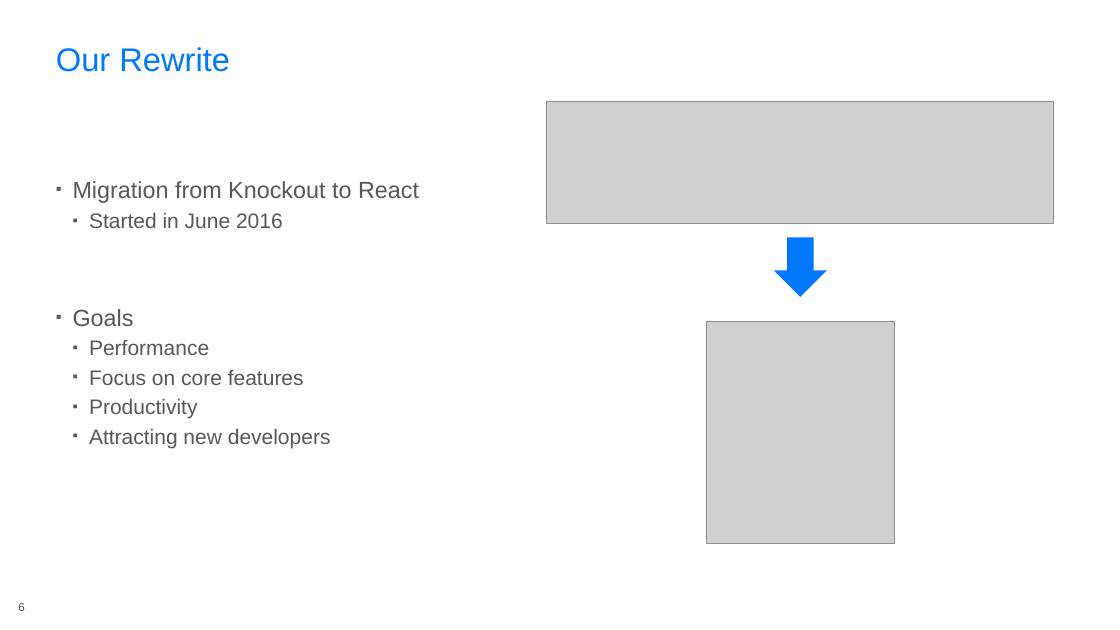
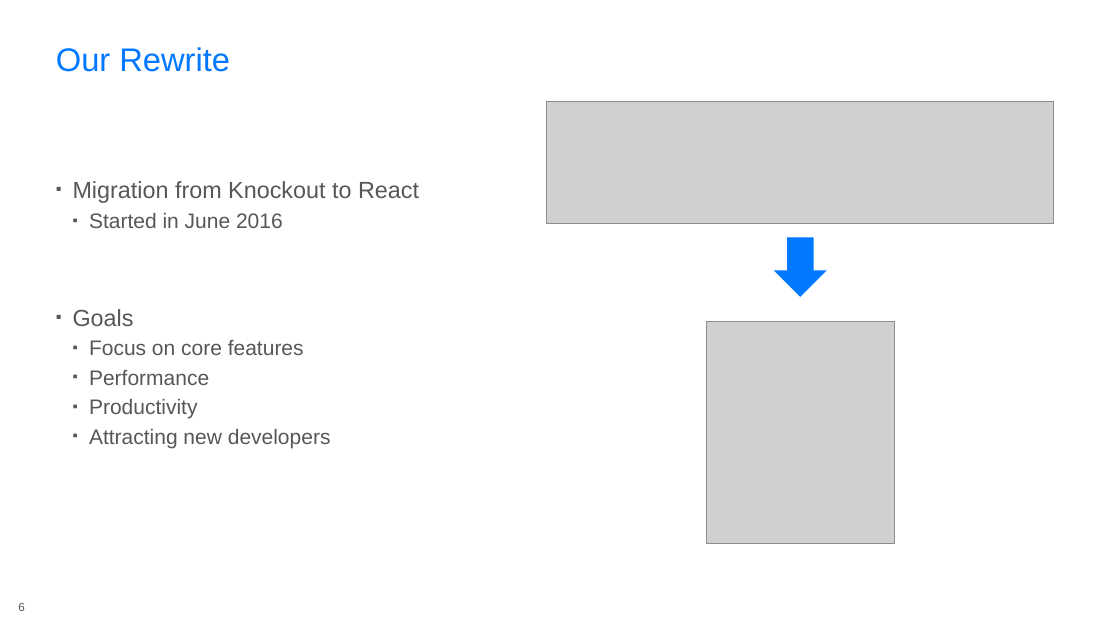
Before and after one commit to rasmuskl/react-webpack-typescript, a slide deck: slide 6 of 20170331-microsoft-60min/_notes/Presentation.pptx. Drawn at 1120x630 pixels with LibreOffice and Linux fonts; fonts in the diff are those of the drawing; grey boxes stand for pictures; background and template pictures are left out. Boxes give left, top, right and bottom in pixels: in the first picture for what was removed or moved away, otherwise in the second. Text is boxed around its words. In the diff, an @@ line names an element or a change of style, - is before the commit and + after.

```diff
--- a/20170331-microsoft-60min/_notes/Presentation.pptx
+++ b/20170331-microsoft-60min/_notes/Presentation.pptx
@@ text at <box>89,340,304,355</box>: paragraph added @@
+  ▪ Focus on core features
@@ text at <box>89,370,304,385</box>: paragraph removed @@
-  ▪ Focus on core features
```
Also in this commit, not shown: 1 other slide changed, 2 other files.
